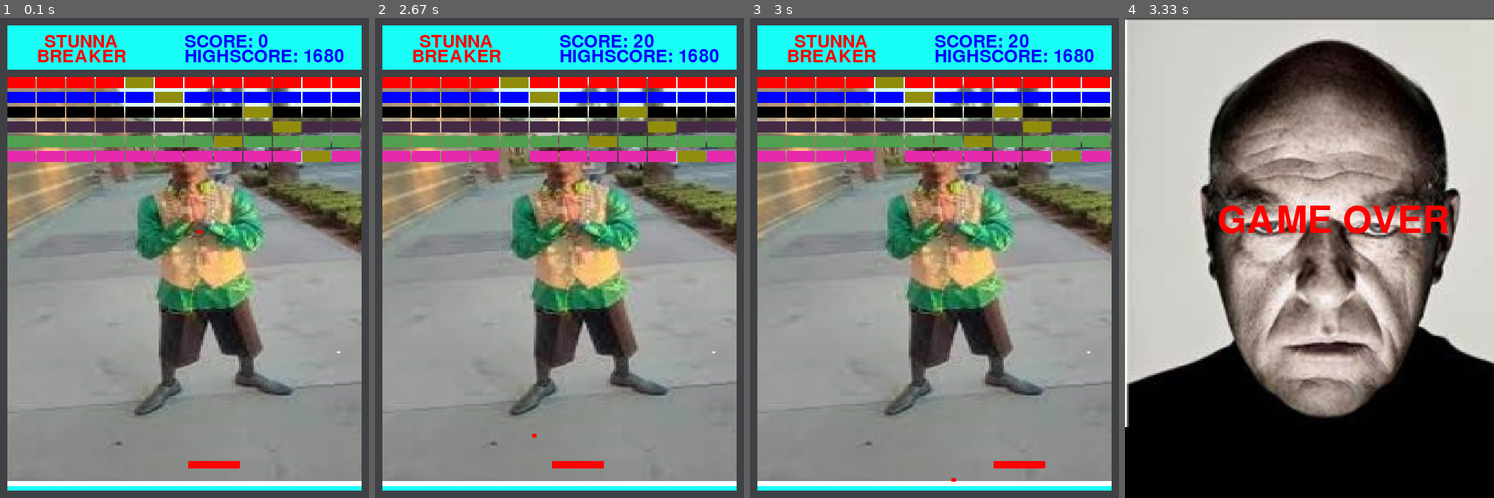
Above: before the commit, frames 1-4 (left to right).
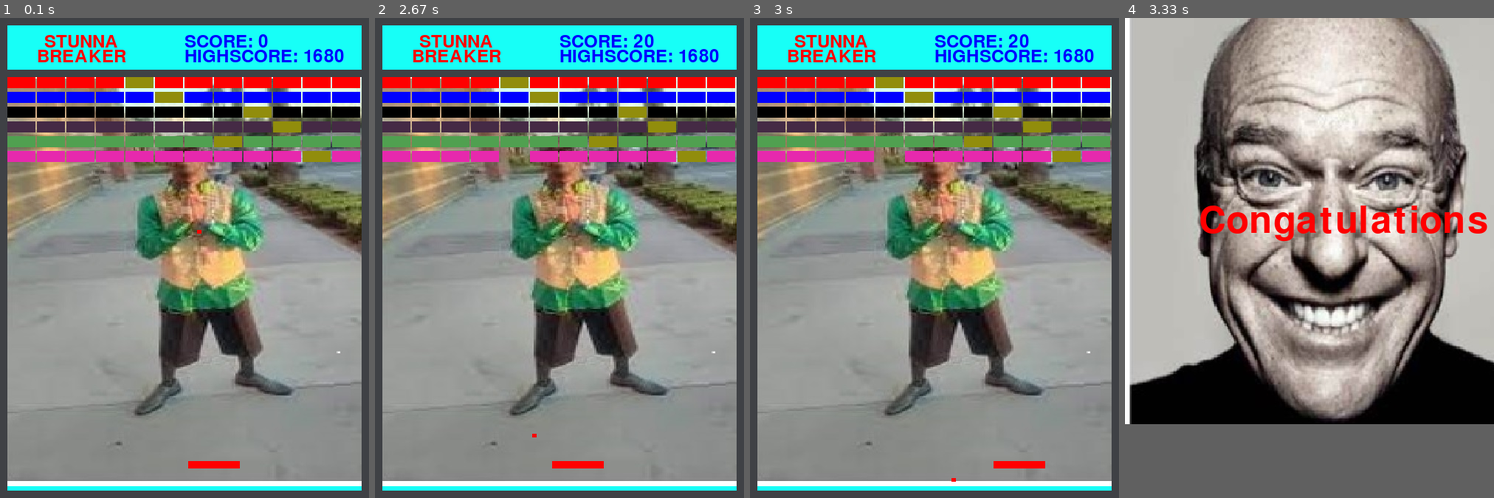
Above: after the commit, the same moments.

Repository: Sneebog/2023-Baldrey
Game: pygame game, started from Brick Breaker folder/Brick Breaker.py
Two runs of this game, one before a commit and one after it. Both use one fixed random seed, a clock stepped at 60 frames per second and the inputs below.
Inputs:
- Up to frame 1 (0.1 s): no input
- Up to frame 2 (2.67 s): hold Right 0.33-0.8 s; hold Right 0.83-1.3 s; hold Left 1.33-1.87 s; hold Left 1.9-2.3 s; hold Right from 2.33 s (still down)
- Up to frame 3 (3 s): release Right at 2.97 s
- Up to frame 4 (3.33 s): no input
In our replay, in frame 4 the window is 500x650 before the commit and 500x550 after it. These sizes can differ from the game's own. Grey fills any space a smaller window leaves; there, only what the larger window draws over its background counts as a difference.

Frames 1-3 are identical in both runs. In frame 4, 45% of the frame differs, in the area x 0-100%, y 0-86%.

Commit message:
Update Brick Breaker.py

Diff:
--- a/Brick Breaker folder/Brick Breaker.py
+++ b/Brick Breaker folder/Brick Breaker.py
@@ -77,6 +77,9 @@
 outfit = pygame.font.SysFont('Outfit-Bold.ttf', 35)
 #name the window and play the background music
 pygame.display.set_caption("Project Plimble")
+pygame.mixer.init()
+pygame.mixer.music.load("videogame.mp3")
+pygame.mixer.music.play(-1,0.0)
 #Make the sprite lists
 block_list = pygame.sprite.Group()
 all_sprites_list = pygame.sprite.Group()
@@ -223,7 +226,7 @@
         self.rect = self.image.get_rect()
         self.rect.left, self.rect.top = location
 gameover_timer = 0
-if answer == "you are awful":
+if answer == "congratulation":
     gameover = False
     # Initialize Pygame
     pygame.init()
@@ -258,7 +261,7 @@
         clock.tick(60)
         gameover_timer += 1
     pygame.quit
-elif answer == "congratulation":
+elif answer == "you are awful":
     gameover = False
     # Initialize Pygame
     pygame.init()
